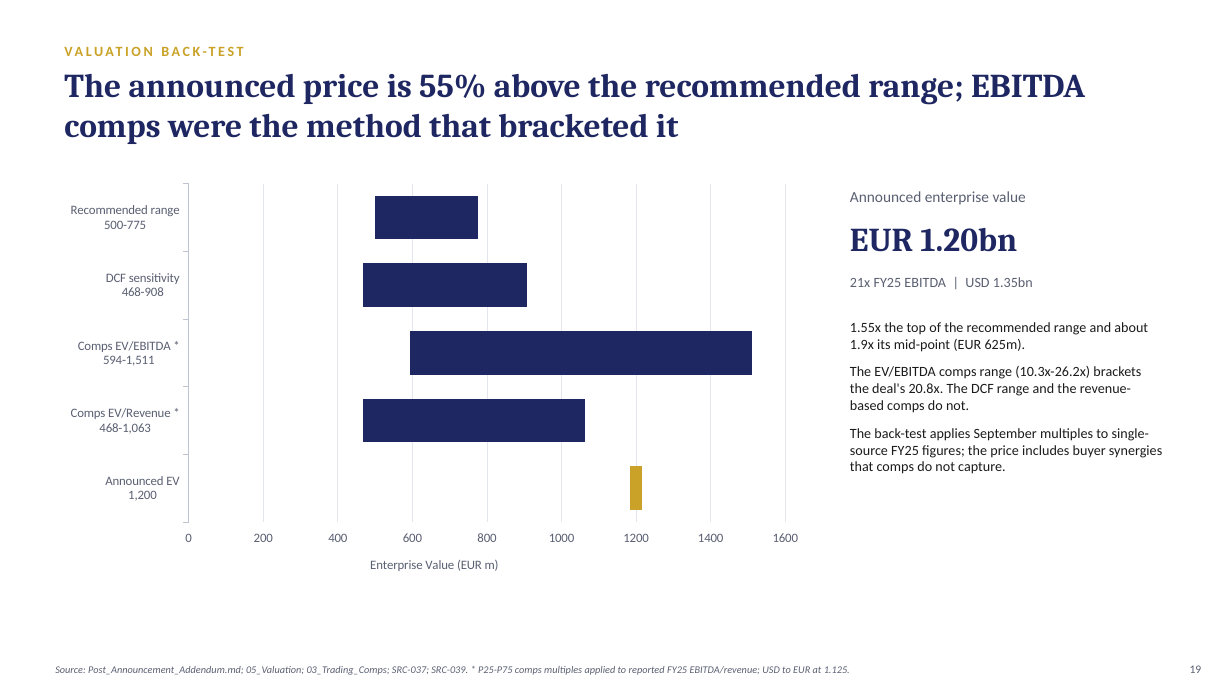
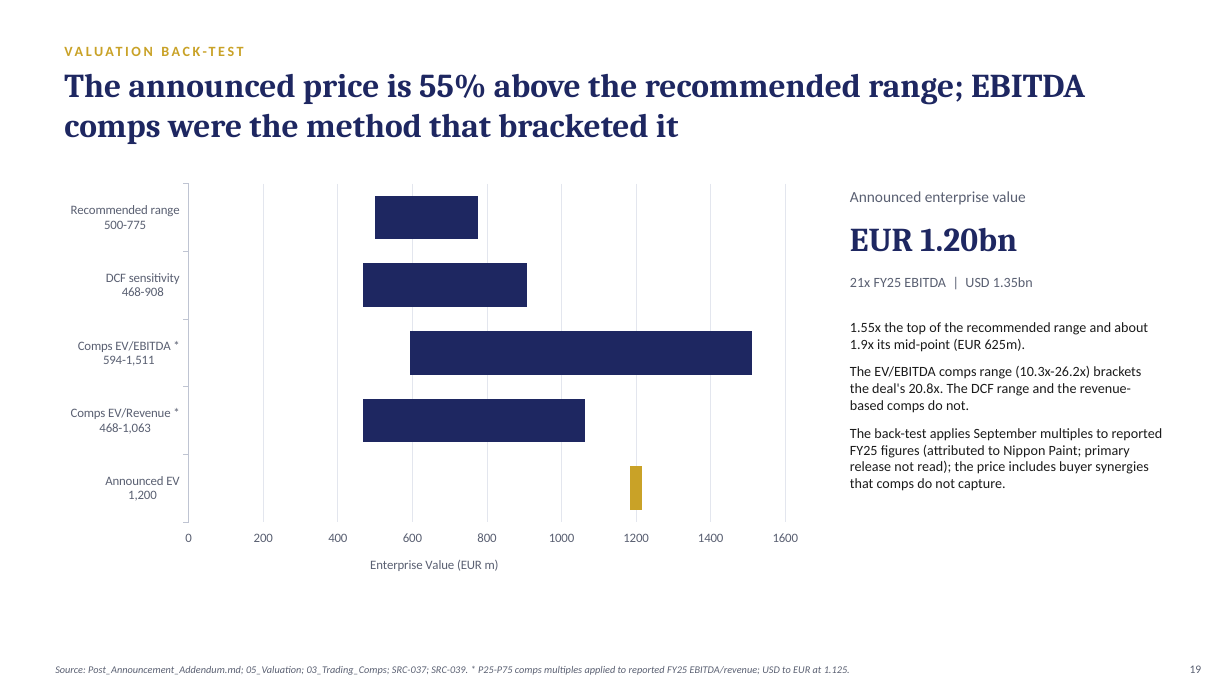
Before and after one commit to swapnilpatil8103-cell/akzonobel-project-southeast-asia-case-study, a slide deck: slide 19 of 07_Pitch_Deck/Project_Southeast_Asia_Sell_Side_Pitch.pptx. Drawn at 1232x693 pixels with LibreOffice and Linux fonts; fonts in the diff are those of the drawing. Boxes give left, top, right and bottom in pixels: in the first picture for what was removed or moved away, otherwise in the second. Text is boxed around its words. In the diff, an @@ line names an element or a change of style, - is before the commit and + after.

```diff
--- a/07_Pitch_Deck/Project_Southeast_Asia_Sell_Side_Pitch.pptx
+++ b/07_Pitch_Deck/Project_Southeast_Asia_Sell_Side_Pitch.pptx
@@ text at <box>850,428,1163,491</box>: text changed @@
-The back-test applies September multiples to single-source FY25 figures; the price includes buyer synergies that comps do not capture.
+The back-test applies September multiples to reported FY25 figures (attributed to Nippon Paint; primary release not read); the price includes buyer synergies that comps do not capture.
```
Also in this commit, not shown: 2 other slides changed, 10 other files.
